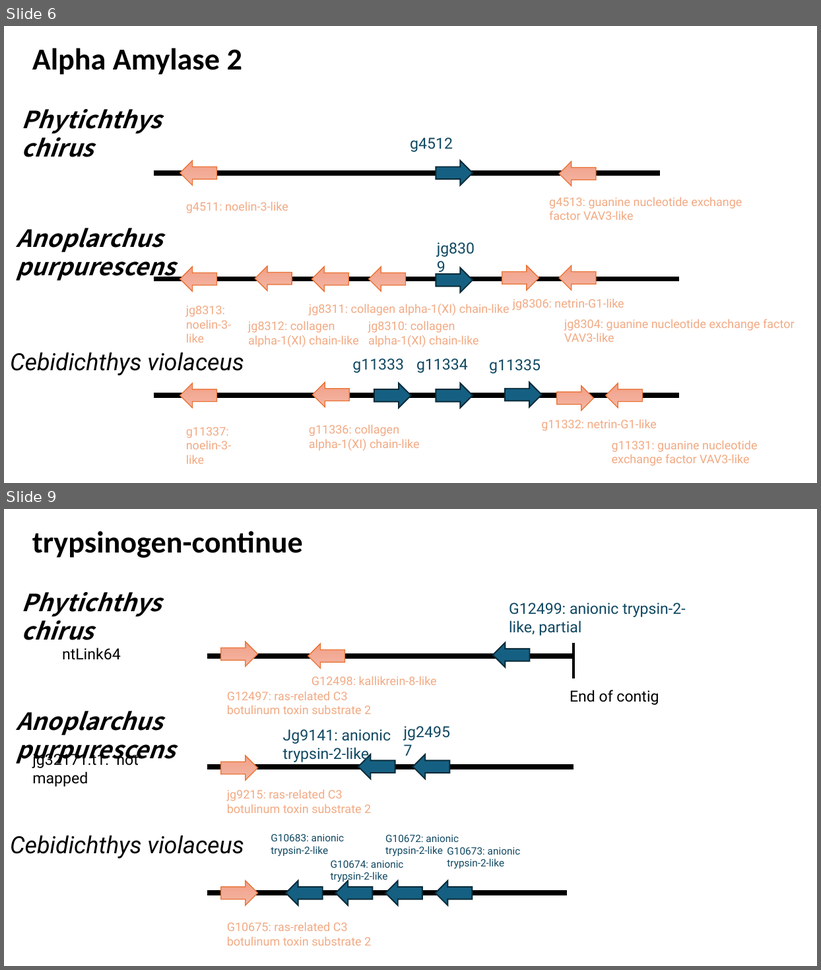
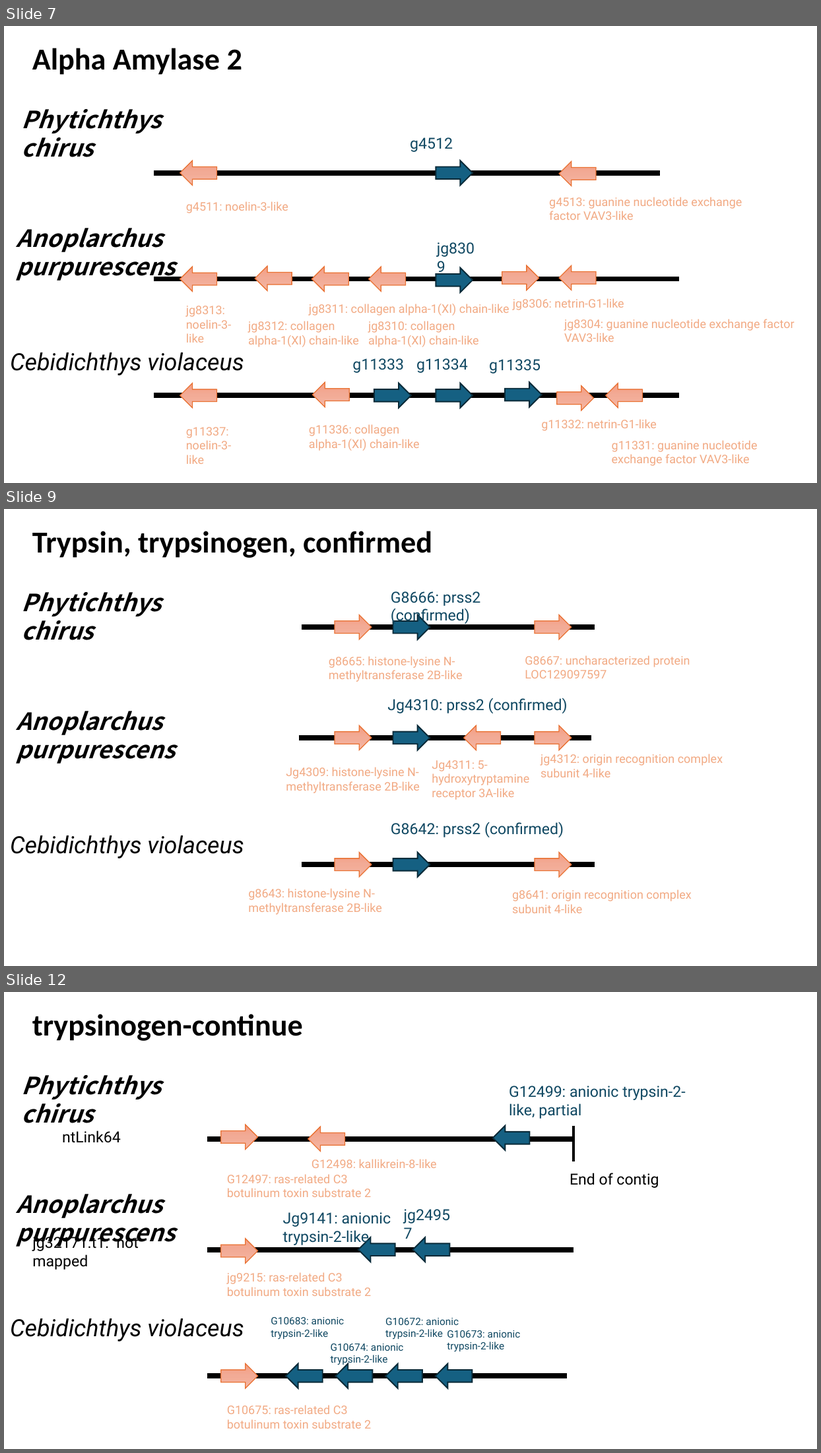
Before and after one commit to jyw-atgithub/fish-genome, a slide deck: synteny.pptx. Shown one above the other, each under a label of ours: slides 6 and 9 before the commit, slides 7, 9 and 12 after it; the slides between them are not shown. The pictures are 821x970 and 821x1453 pixels, drawn with LibreOffice and Linux fonts; fonts in the diff are those of the drawing. Boxes give left, top, right and bottom in pixels: in the first picture for what was removed or moved away, otherwise in the second. Text is boxed around its words. In the diff, an @@ line names an element or a change of style, - is before the commit and + after.

```diff
--- a/synteny.pptx
+++ b/synteny.pptx
@@ slide 9 added at [4,509,817,966], background #FFFFFF @@
@@ text added at [32,531,432,558], 36 pt, text #000000, bold @@
+Trypsin, trypsinogen, confirmed
@@ text added at [22,592,162,640], 28 pt, text #000000, bold, italic @@
+Phytichthys chirus
@@ text added at [391,591,481,625], 18 pt, text #104862 @@
+G8666: prss2 (confirmed)
@@ line added from (302, 627) to (595, 627), #000000 6 pt @@
@@ left arrow added at [335,615,371,640], fill gradient #F5B8A5 to #F2AB96 to #F59E82, outline #E97132 1 pt @@
@@ left arrow added at [393,615,430,640], fill #156082, outline #092A39 1.5 pt @@
@@ left arrow added at [535,615,572,640], fill gradient #F5B8A5 to #F2AB96 to #F59E82, outline #E97132 1 pt @@
@@ text added at [329,656,463,682], 14 pt, text #F2AA84 @@
+g8665: histone-lysine N-methyltransferase 2B-like
@@ text added at [525,656,690,679], 14 pt, text #F2AA84 @@
+G8667: uncharacterized protein LOC129097597
@@ text added at [387,698,568,714], 18 pt, text #104862 @@
+Jg4310: prss2 (confirmed)
@@ text added at [17,711,176,764], 28 pt, text #000000, bold, italic @@
+Anoplarchus purpurescens
@@ left arrow added at [335,725,371,750], fill gradient #F5B8A5 to #F2AB96 to #F59E82, outline #E97132 1 pt @@
@@ left arrow added at [393,725,430,750], fill #156082, outline #092A39 1.5 pt @@
@@ left arrow added at [464,725,500,750], fill gradient #F5B8A5 to #F2AB96 to #F59E82, outline #E97132 1 pt @@
@@ left arrow added at [535,725,572,750], fill gradient #F5B8A5 to #F2AB96 to #F59E82, outline #E97132 1 pt @@
@@ line added from (298, 739) to (591, 739), #000000 6 pt @@
@@ text added at [432,760,529,800], 14 pt, text #F2AA84 @@
+Jg4311: 5-hydroxytryptamine receptor 3A-like
@@ text added at [541,754,723,778], 14 pt, text #F2AA84 @@
+jg4312: origin recognition complex subunit 4-like
@@ text added at [286,767,420,793], 14 pt, text #F2AA84 @@
+Jg4309: histone-lysine N-methyltransferase 2B-like
@@ text added at [391,822,564,838], 18 pt, text #104862 @@
+G8642: prss2 (confirmed)
@@ text added at [10,836,244,859], 28 pt, text #000000, italic @@
+Cebidichthys violaceus
@@ left arrow added at [335,852,371,877], fill gradient #F5B8A5 to #F2AB96 to #F59E82, outline #E97132 1 pt @@
@@ left arrow added at [393,852,430,877], fill #156082, outline #092A39 1.5 pt @@
@@ left arrow added at [535,852,572,877], fill gradient #F5B8A5 to #F2AB96 to #F59E82, outline #E97132 1 pt @@
@@ line added from (302, 865) to (595, 865), #000000 6 pt @@
@@ text added at [248,889,382,915], 14 pt, text #F2AA84 @@
+g8643: histone-lysine N-methyltransferase 2B-like
@@ text added at [512,890,691,914], 14 pt, text #F2AA84 @@
+g8641: origin recognition complex subunit 4-like
@@ what was slide 6 is now slide 7 @@
@@ what was slide 9 is now slide 12 @@
```
Also in this commit, not shown: 5 slides changed, 1 other slide added, 6 other files.
